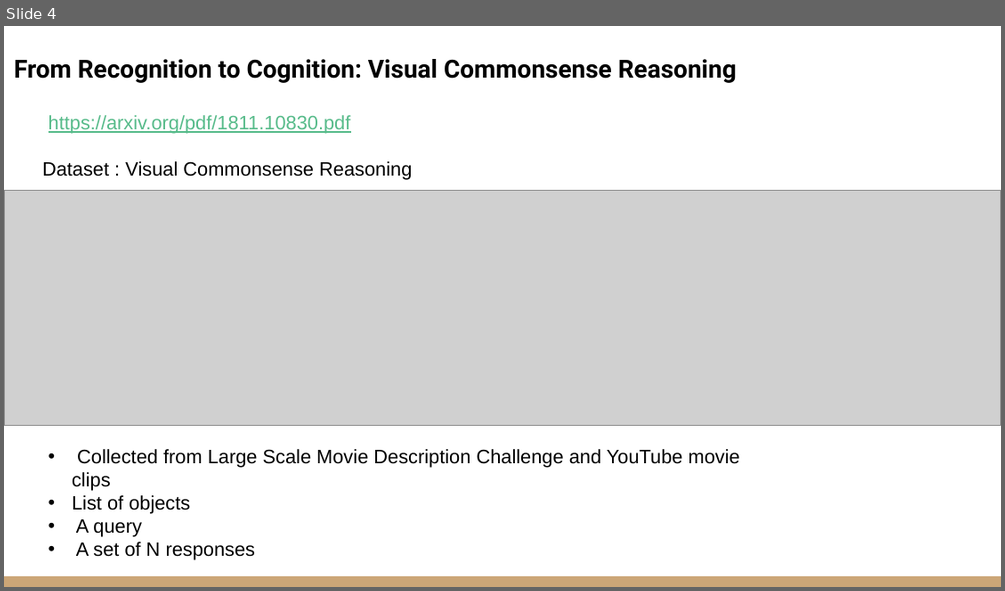
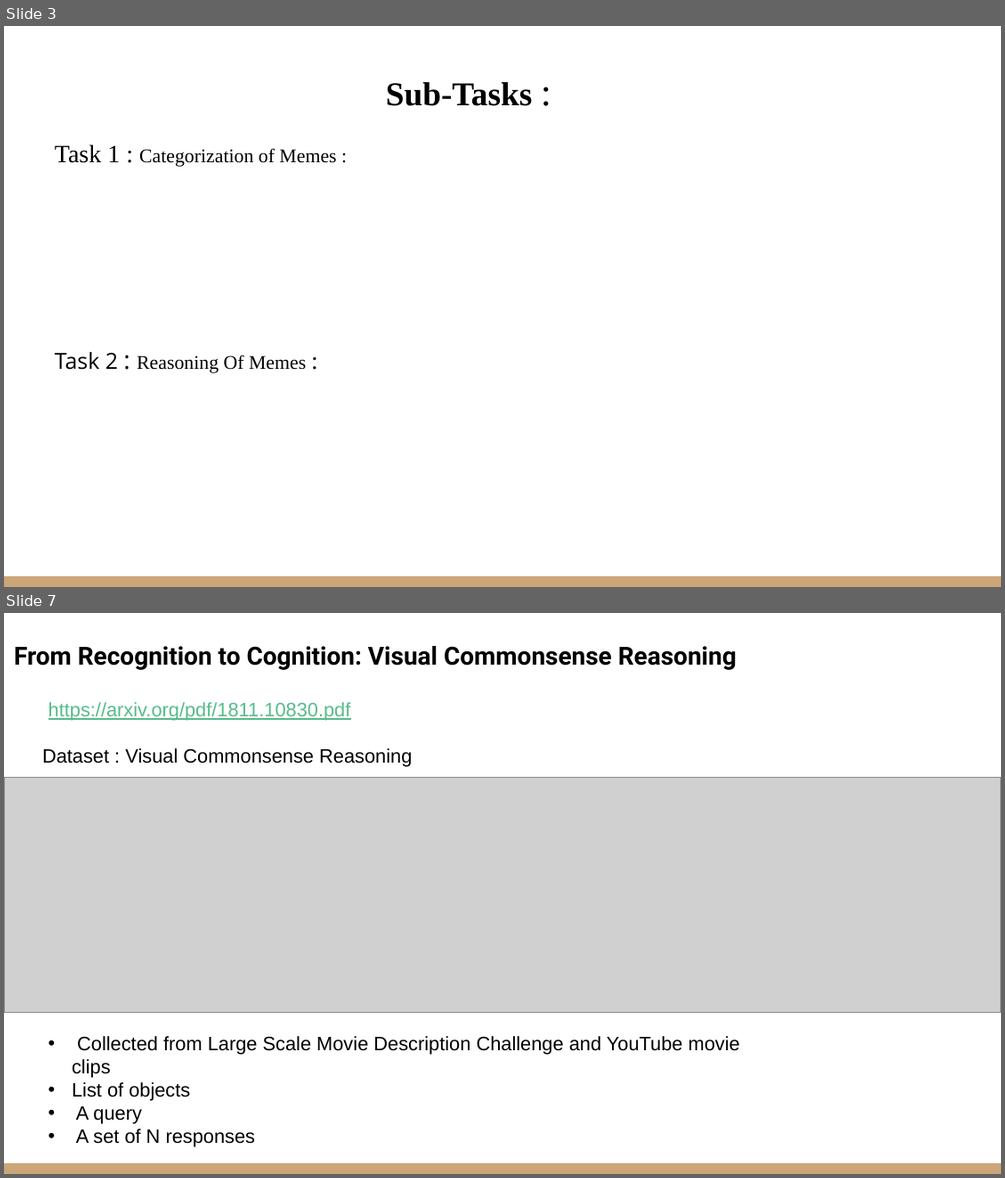
Before and after one commit to VarunBohara/Mini-Project-Documents, a slide deck: Literature Survey 2.pptx. Shown one above the other, each under a label of ours: slide 4 before the commit, slides 3 and 7 after it; the slides between them are not shown. The pictures are 1005x591 and 1005x1178 pixels, drawn with LibreOffice and Linux fonts; fonts in the diff are those of the drawing; grey boxes stand for pictures. Boxes give left, top, right and bottom in pixels: in the first picture for what was removed or moved away, otherwise in the second. Text is boxed around its words. In the diff, an @@ line names an element or a change of style, - is before the commit and + after.

```diff
--- a/Literature Survey 2.pptx
+++ b/Literature Survey 2.pptx
@@ slide 3 added at (4,26,1001,587), background #FFFFFF; not listed: 1 template element that a slide beside it also shows @@
@@ title added at (386,82,533,106), 24 pt, text #000000, bold @@
+Sub-Tasks :
@@ text added at (55,144,336,373), 14 pt, text #000000 @@
+Task 1 : Categorization of Memes :
+Task 2 : Reasoning Of Memes :
@@ what was slide 4 is now slide 7 @@
```
Also in this commit, not shown: 4 other slides added, 2 slides removed.
